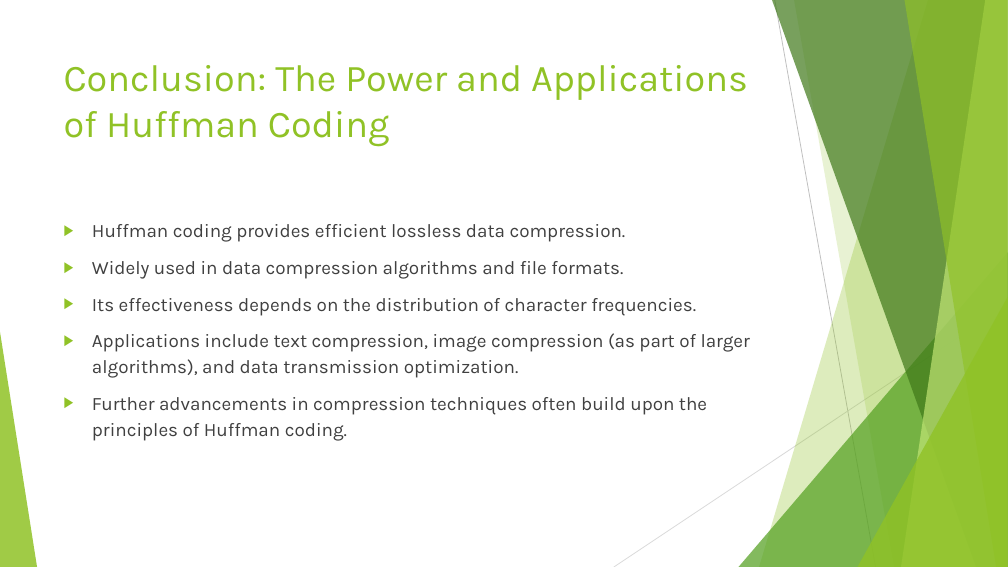
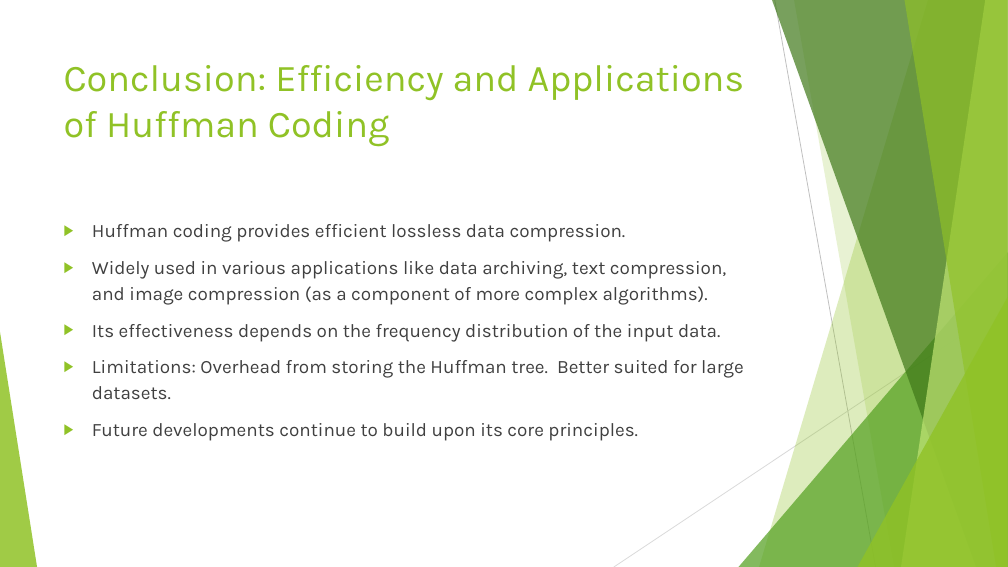
Before and after one commit to shubhamb025/Pdf_to_presentation_GenAI, a slide deck: slide 13 of output/generated_presentation.pptx. Drawn at 1008x567 pixels with LibreOffice and Linux fonts; fonts in the diff are those of the drawing. Boxes give left, top, right and bottom in pixels: in the first picture for what was removed or moved away, otherwise in the second. Text is boxed around its words. In the diff, an @@ line names an element or a change of style, - is before the commit and + after.

```diff
--- a/output/generated_presentation.pptx
+++ b/output/generated_presentation.pptx
@@ title at <box>64,65,745,146</box>: text changed @@
-Conclusion: The Power and Applications of Huffman Coding
+Conclusion: Efficiency and Applications of Huffman Coding
@@ text at <box>92,261,744,441</box>: text changed @@
-▶ Widely used in data compression algorithms and file formats.
-▶ Its effectiveness depends on the distribution of character frequencies.
-▶ Applications include text compression, image compression (as part of larger algorithms), and data transmission optimization.
-▶ Further advancements in compression techniques often build upon the principles of Huffman coding.
+▶ Widely used in various applications like data archiving, text compression, and image compression (as a component of more complex algorithms).
+▶ Its effectiveness depends on the frequency distribution of the input data.
+▶ Limitations: Overhead from storing the Huffman tree. Better suited for large datasets.
+▶ Future developments continue to build upon its core principles.
```
Also in this commit, not shown: 9 other slides changed, 11 other files.
